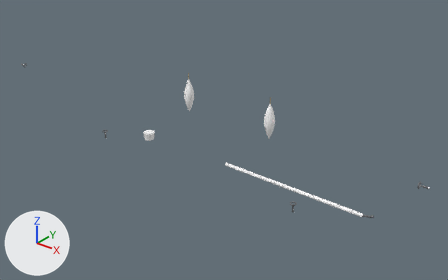
One commit to the glTF model boats/exports/rowing/Fittings.glb: the scene before it, then after it.
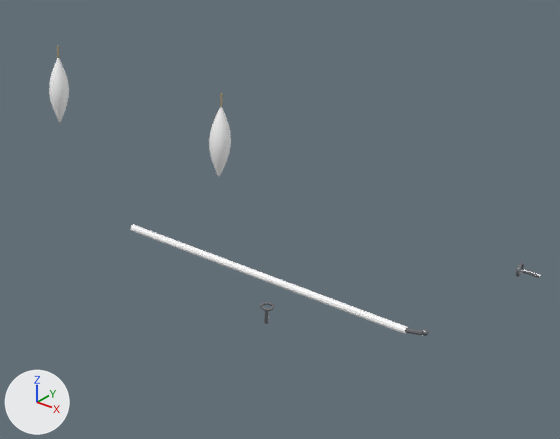
Each version is shown whole from a camera (50 mm lens) standing at (5.49, -5.83, 4.02) and looking at (0.46, 0.45, 0.12), then close up on the part from 36% to 98% of the width and 18% to 96% of the height. The axes (+X, +Y, +Z) are drawn at lower left. The lights are the same throughout. The first two pictures are the older version. Vertices at exactly the same position are counted once.

The first close-up shows 'Fittings'.
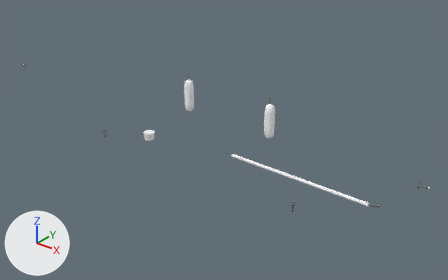
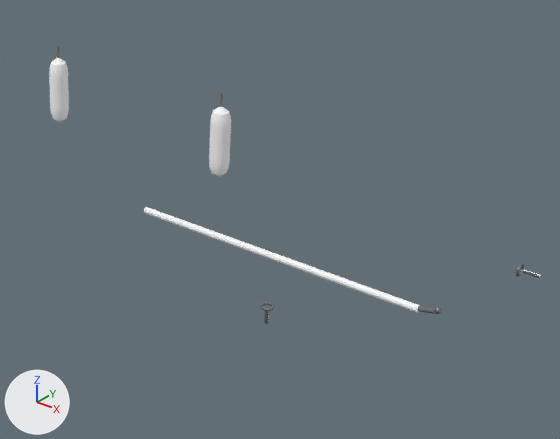
Patch to the scene script:
```diff
--- a/boats/exports/rowing/Fittings.glb.py
+++ b/boats/exports/rowing/Fittings.glb.py
@@ me_fittings @@
 # used by ob_fittings; location = (0.0, 0.0, 0.0)
-me_fittings.from_pydata(...)  # 1034 vertices, 1916 faces; spans x -3.68..3.62, y -0.86..1.1, z -0.3..0.74
+me_fittings.from_pydata(...)  # 1286 vertices, 2412 faces; spans x -3.68..3.62, y -0.74..1.09, z -0.3..0.74
+# me_fittings part 1: the loose piece of 20 vertices spanning x 1.52..3.27, y -0.86..-0.82, z 0.6..0.64 is moved by (0.0, 0.12, 0.07)
+# me_fittings part 2: the loose piece of 16 vertices spanning x 3.27..3.37, y -0.85..-0.83, z 0.61..0.65 is moved by (0.0, 0.12, 0.07)
+# me_fittings part 3: the loose piece of 42 vertices spanning x 3.36..3.39, y -0.86..-0.82, z 0.63..0.67 is moved by (0.0, 0.12, 0.07)
+# me_fittings part 4: 75 vertices moved from x 0.83..0.96, y 0.87..1.03, z 0.16..0.64 to x 0.82..0.97, y 0.88..1.03, z 0.13..0.64; 36 vertices removed from x 0.83..0.97, y 0.88..1.03, z 0.09..0.64; 162 vertices added at x 0.82..0.98, y 0.88..1.03, z 0.09..0.64
+# me_fittings part 5: 74 vertices moved from x -1.6..-0.64, y 0.04..1.09, z -0.18..0.55 to x -1.6..-0.63, y 0.04..1.09, z -0.18..0.58; 36 vertices removed from x -0.78..-0.63, y 0.94..1.1, z 0.13..0.55; 162 vertices added at x -0.77..-0.62, y 0.94..1.09, z 0.07..0.62
 me_fittings.materials.append(mat_oak_timber)
```

What differs and where, as boxes [x1, y1, x2, y2] in the close-ups (560 x 439 px; the box of a moved part takes in the faces that stretch with it):
'Fittings', reshaped
    before: [49, 45, 541, 336]
    after: [49, 45, 541, 324]
part 1 of me_fittings, moved or reshaped
    before: [131, 224, 408, 334]
    after: [144, 207, 421, 313]
part 2 of me_fittings, moved or reshaped
    before: [405, 328, 422, 335]
    after: [418, 307, 436, 314]
part 3 of me_fittings, moved or reshaped
    before: [422, 329, 429, 336]
    after: [434, 307, 441, 314]
part 4 of me_fittings, built on
    both: [209, 107, 231, 177]
part 5 of me_fittings, built on
    both: [49, 58, 69, 122]
